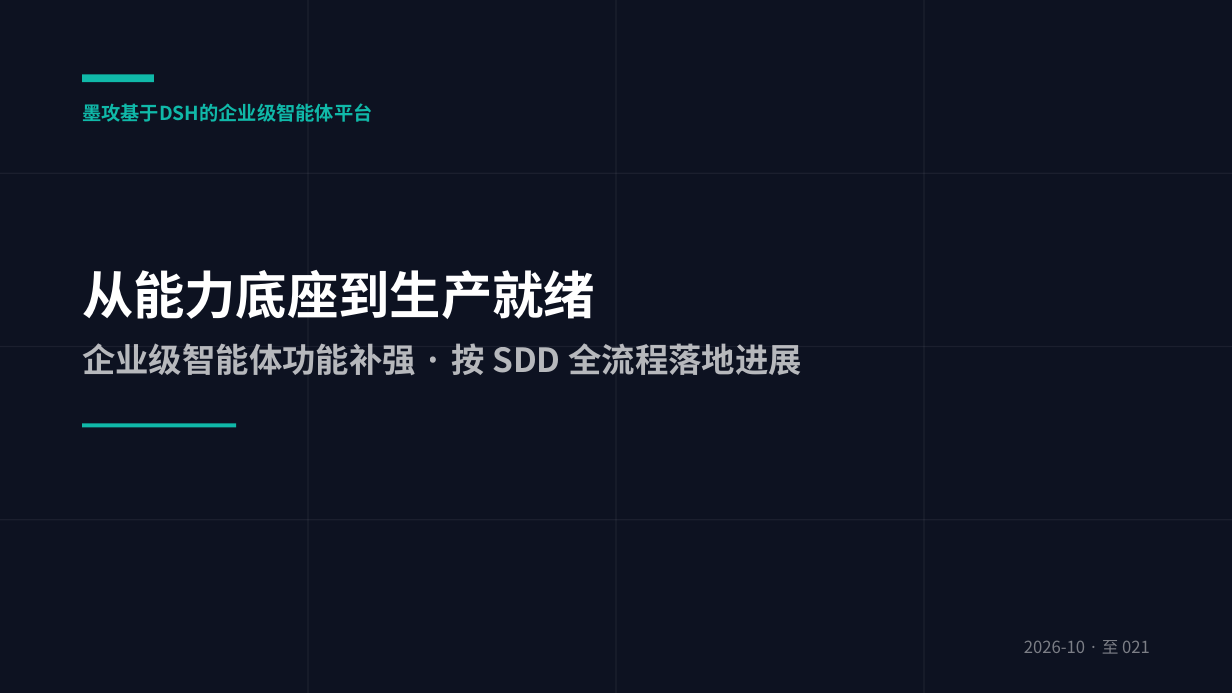
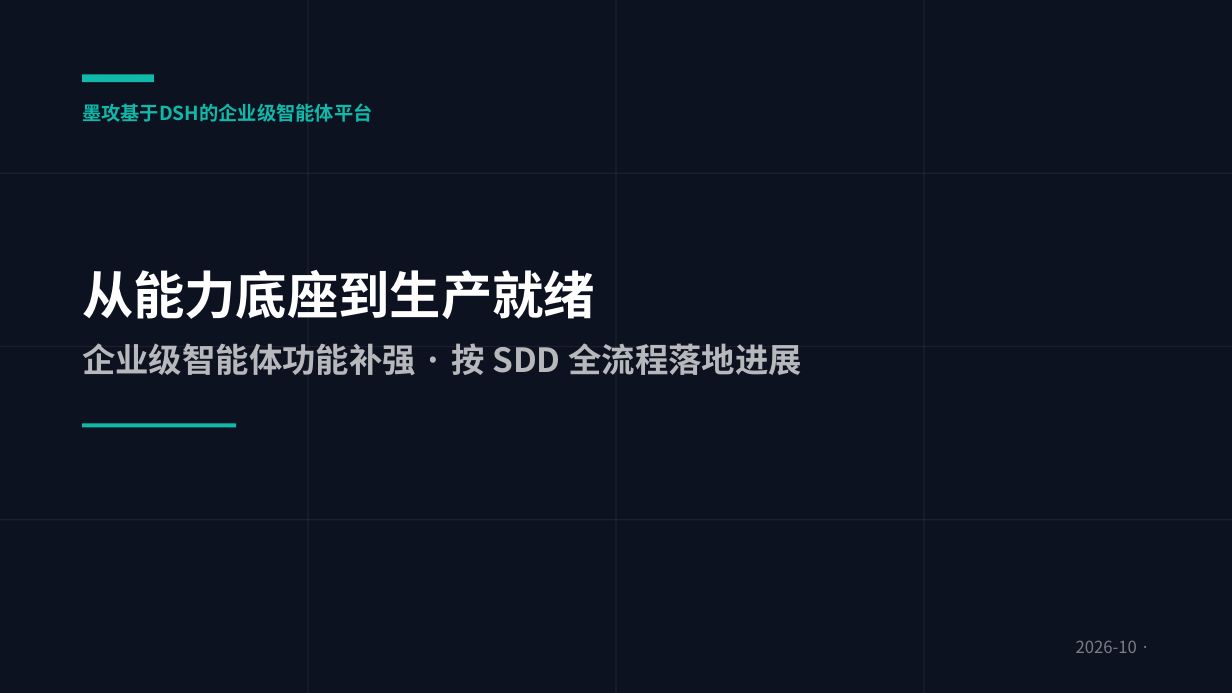
Before and after one commit to cooper2006/mogo, a slide deck: slide 1 of docs/intro-v4.pptx. Drawn at 1232x693 pixels with LibreOffice and Linux fonts; fonts in the diff are those of the drawing. Boxes give left, top, right and bottom in pixels: in the first picture for what was removed or moved away, otherwise in the second. Text is boxed around its words. In the diff, an @@ line names an element or a change of style, - is before the commit and + after.

```diff
--- a/docs/intro-v4.pptx
+++ b/docs/intro-v4.pptx
@@ text at bbox=[1076, 640, 1137, 653]: text changed @@
-2026-10 · 至 021
+2026-10 ·
```
Also in this commit, not shown: 15 other slides changed, 2 slides added, 8 other files.
